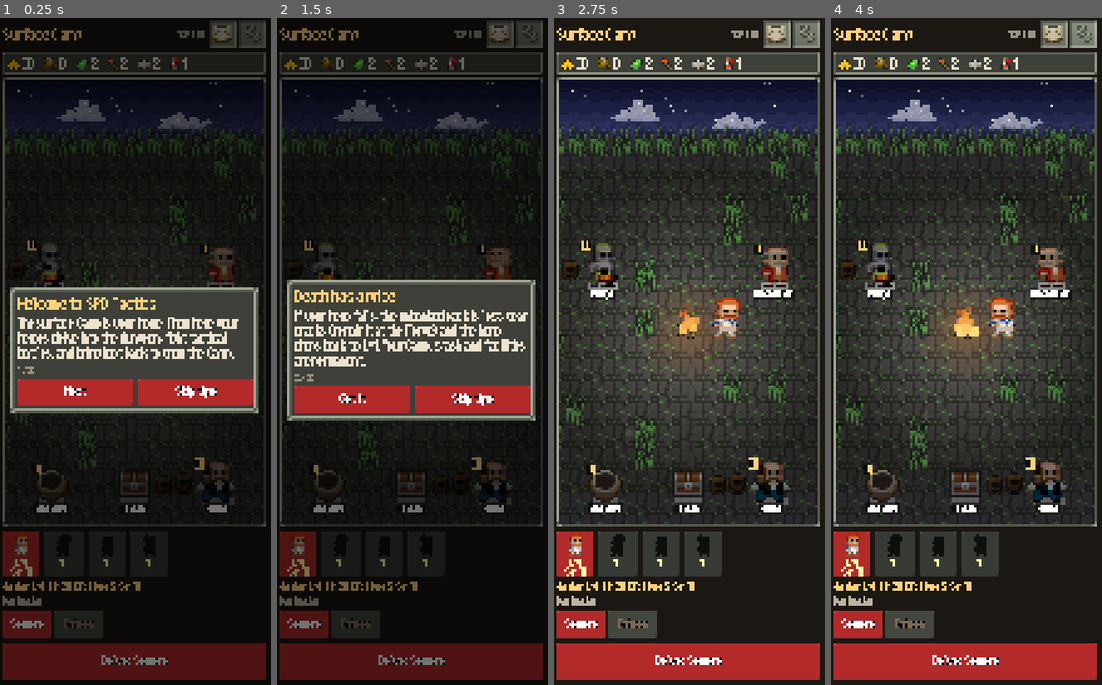
Above: before the commit, frames 1-4 (left to right).
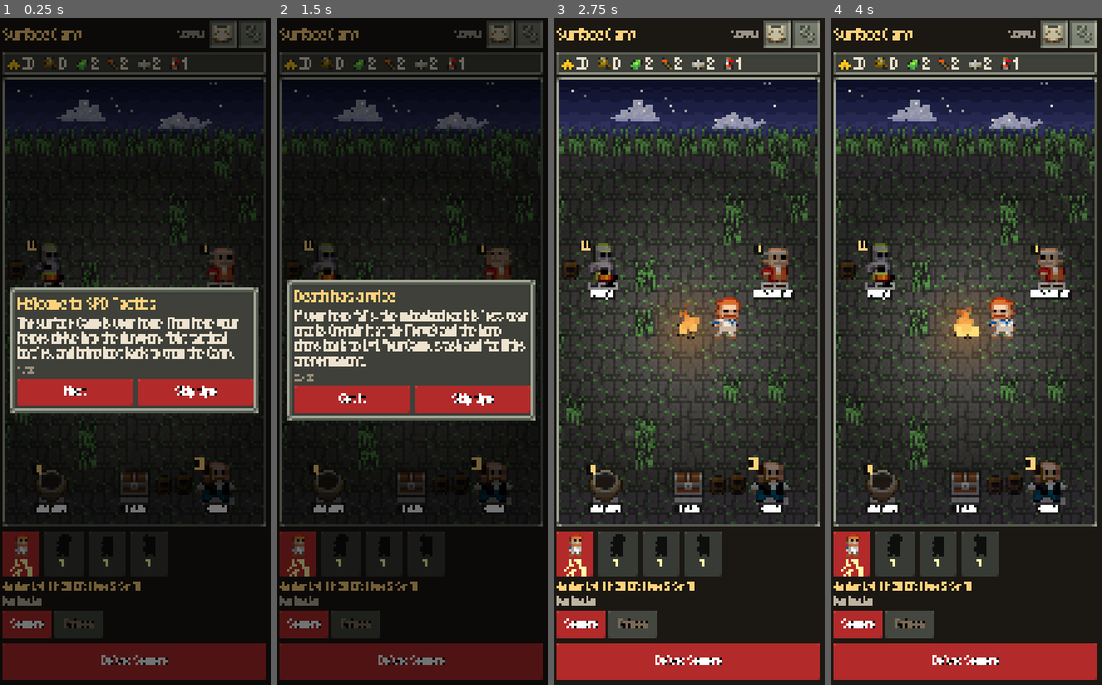
Above: after the commit, the same moments.

Repository: DaltonGoesFast/Idle-Pixel-Dungeon
Game: Godot game, scene res://scenes/main.tscn
Same seed, same stepped clock (60 frames per second), same inputs: the game is played once before the commit and once after it.
Inputs (mouse positions are in pixels of both pictures, inside the frame that each line leads up to):
- Up to frame 1 (0.25 s): no input
- Up to frame 2 (1.5 s): click "Next" at 0.5 s; click "Next" at 1.25 s
- Up to frame 3 (2.75 s): click "Skip tips" at 2 s
- Up to frame 4 (4 s): click (1053, 38) at 2.77 s; click (1085, 38) at 3.52 s

The runs differ from the first frame. In frame 1, less than 0.1% of the frame differs, in the area x 66-75%, y 1-3%; in frame 2, less than 0.1%; in frame 3, less than 0.1%; in frame 4, less than 0.1%.

Commit message:
Cut v0.44.1 so the phone regression fixes and patrol gear perks can ship.

Diff:
--- a/project.godot
+++ b/project.godot
@@ -11,7 +11,7 @@
 [application]
 
 config/name="SPD Tactics"
-config/version="0.44.0"
+config/version="0.44.1"
 run/main_scene="res://scenes/main.tscn"
 config/features=PackedStringArray("4.7", "GL Compatibility")
 config/icon="res://icon.png"
Not shown, changed: export_presets.cfg
Not shown, changed: docs/CHANGELOG.md
